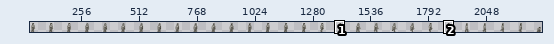
A pixel-art file gets an edit: support/player-table-80-80.aseprite. The first picture is a wide view before the edit; the outline marks the close-up.
Close-up. Before the edit:
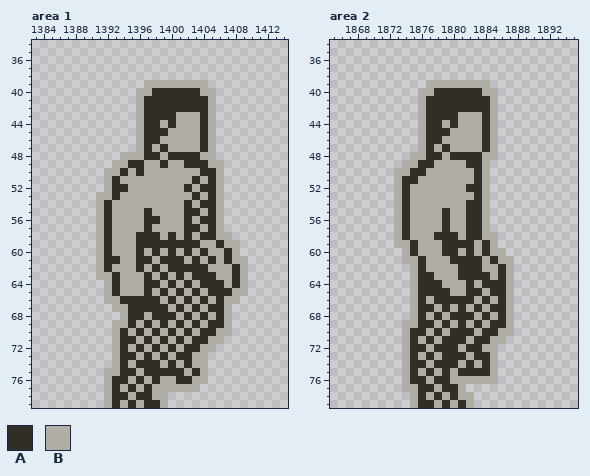
2320x80 pixels, 1 frame. Shown: area 1: x 1383..1414, y 34..79; area 2: x 1865..1895, y 34..79. The wide view leaves out empty margins. The commit also changed other parts of the picture, which this record leaves out.
Palette (. is transparent): A #302e27  B #b0aea7
Pixels before, area 1, first column x 1391:
39 ......BBBBBBBB.....
40 .....BBAAAAAABB....
41 .....BAAAAAAAAB....
42 .....BAAAAAAAAB....
43 .....BAAAABBBAB....
44 .....BAABABBBAB....
45 .....BAAABBBBAB....
46 .....BAABBBBBAB....
47 .....BABABBBBAB....
48 ...BBBAABAAAABB....
49 ..BBAABBABBAAABB...
50 .BBABABBBBBBBAAB...
51 .BABBBBBBBBBABAB...
52 .BAABBBBBBBABAAB...
53 BBABBBBBBBBBABAB...
54 BABBBBBBBBBABAAB...
55 BABBBBABBBBAABAB...
56 BABBBBAABBBABAAB...
57 BABBBBABBBBAABAB...
58 BABBBAAABABABAABB..
59 BABBBAAAAAAAABBABB.
60 BABBBABABABABABBAB.
61 BAABBAABAAABABABABB
62 BABBBABABAAAAABBBAB
63 BBABBBABABABAAABBAB
64 .BABBBAABABABAAABAB
65 .BABBBABABABABAAABB
66 .BBAAAAABABABABABB.
67 ..BBAAAAABABABAAB..
68 ...BAABAAABABABAB..
69 ..BBABABABABABAAB..
70 ..BABABABABABAABB..
71 ..BAABABABABAABB...
72 ..BABABABABAABB....
73 ..BAABABABAABB.....
74 ..BABAAABABABB.....
75 .BBAABAAAAABAB.....
76 .BAABABABBAABB.....
77 .BABABABBBBBB......
78 .BAABAABB..........
79 .BABABAAB..........
Pixels before, area 2, first column x 1873:
39 ....BBBBBBBB...
40 ...BBAAAAAABB..
41 ...BAAAAAAAAB..
42 ...BAAAAAAAAB..
43 ...BAAAABBBAB..
44 ...BAABABBBAB..
45 ...BAAABBBBAB..
46 ...BAABBBBBAB..
47 ...BABABBBBAB..
48 ..BBAABAAAABB..
49 .BBAABBBBAAB...
50 BBAABBBBBBAB...
51 BAABBBBBBBAB...
52 BABBBBBBBAAB...
53 BABBBBBBBBAB...
54 BABBBBBBBAAB...
55 BABBBBABBAAB...
56 BABBBBABBAAB...
57 BABBBBABBAAB...
58 BABBBAAABAABB..
59 BBABBBAAAABAB..
60 .BABBBAABABABB.
61 .BBABBBAAAABABB
62 ..BABBBBAAABBAB
63 ..BAABBBAAAABAB
64 ..BAAABBBABAAAB
65 ..BAAAABBAABAAB
66 ..BABAAAAABABAB
67 ..BAABABABABAAB
68 ..BABABAAABABAB
69 .BBAABABABABAAB
70 .BAABABAAABAABB
71 .BABABAAABAABB.
72 .BAABAAABAABB..
73 .BABABAAABAAB..
74 .BAABAAABABAB..
75 .BABABABAAAAB..
76 .BAABAABBBBBB..
77 .BBAABAAB......
78 ..BABABABB.....
79 ..BAABABAB.....
Once edited:
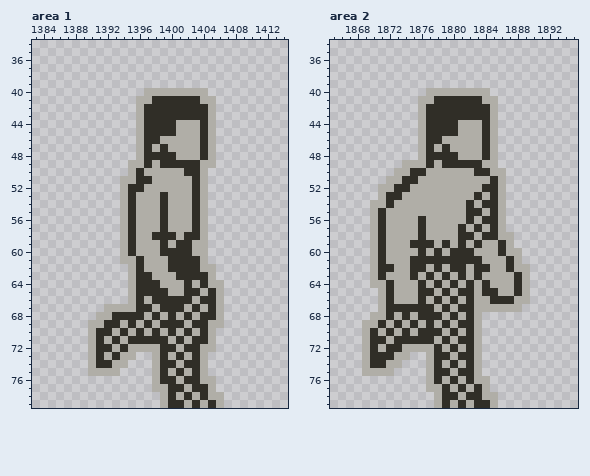
The exact change:
Changed rows in their new state; - is an unchanged pixel.
Area 1:
first column x 1390:
39 -------........-----
40 ------.-BBBBBB-.----
41 -------B------B-----
43 -----------AAA------
44 ---------A----------
45 ----------A---------
48 ----..---A-BBBA-----
49 ---..BBA--AA--B-.---
50 --...-------AAB..---
51 --..--AA-------..---
52 --..BAA-----BAB..---
53 -...-A---A-----..---
54 -...-A---A--BAB..---
55 -...-A-B-A--B--..---
56 -...-A-BBA--BAB..---
57 -...-A-B-A--B--..---
58 -...-ABB-A---AB...--
59 -...-ABBB-B--B-....-
60 -...-AB-BA-A--B....-
61 -...---B-B--A--.....
62 -....---B-----B-....
63 -....-A--B--A--B....
64 --...-A---B----BB...
65 --...-A-A--BA---B...
66 --...B-B-A-A---AB..-
67 --B--B--B-A-----B.--
68 -BBAA----B-----AB.--
69 BBAA------A---ABB.--
70 BAA------------B..--
71 BABAB-A-A-------.---
72 BAA---B-BA----------
73 BABABB..----BA------
74 BAA-B...BA---A------
75 BB--....B-B---------
76 --......BAAB-A-B----
77 --......--AA-AAB----
78 --.......-ABABABB---
79 --.......-AABABAB---
Area 2:
first column x 1869:
39 --------........-----
40 -------.-BBBBBB-.----
41 --------B------B-----
43 ------------AAA------
44 ----------A----------
45 -----------A---------
48 ------.---A-BBBA-----
49 -------B--AAA---B----
50 ---------------ABB---
51 ---B----------B-AB---
52 --BBA--------BBAAB---
53 --BAAB----------AB---
54 -BBA-B--------BAAB---
55 -BAB-B----B-----AB---
56 -BAB-B-A--B---BAAB---
57 -BAB-B-A--B-AB--AB---
58 -BAB-B-A-BBBA-BAABB--
59 -BAB---AA--B-BAB-AB--
60 -BABB-BA-AB-A--B-ABB-
61 -BABB-A-AAA-----B-AB-
62 -BAABBA--A-A-B-A-BABB
63 -BABBBAB--A--B-B-B-AB
64 -BBABB--B--A----BB-AB
65 --BABB---B--A-BA-B-AB
66 --BABB----B-B--BA-ABB
67 --BAAAA------AB-BB-B-
68 -BBABA--A---B--....--
69 BBABA-AB-----AB....--
70 BABABAB-A---B--....--
71 BAABAA-A---B-AB...---
72 BABAA-BB--B---B..----
73 BAAAB-..BA-B-AB..----
74 BAABB...--B----..----
75 BBBB-...BA----B..----
76 -----...--BA-A--.----
77 -----...B--BABAB-----
78 ------...BA--AABB----
79 ------...-----AAB----
Pixel boxes of the changes (left, top, right, bottom) in both close-ups:
changed: (88, 80, 248, 408)
changed: (362, 80, 530, 408)
